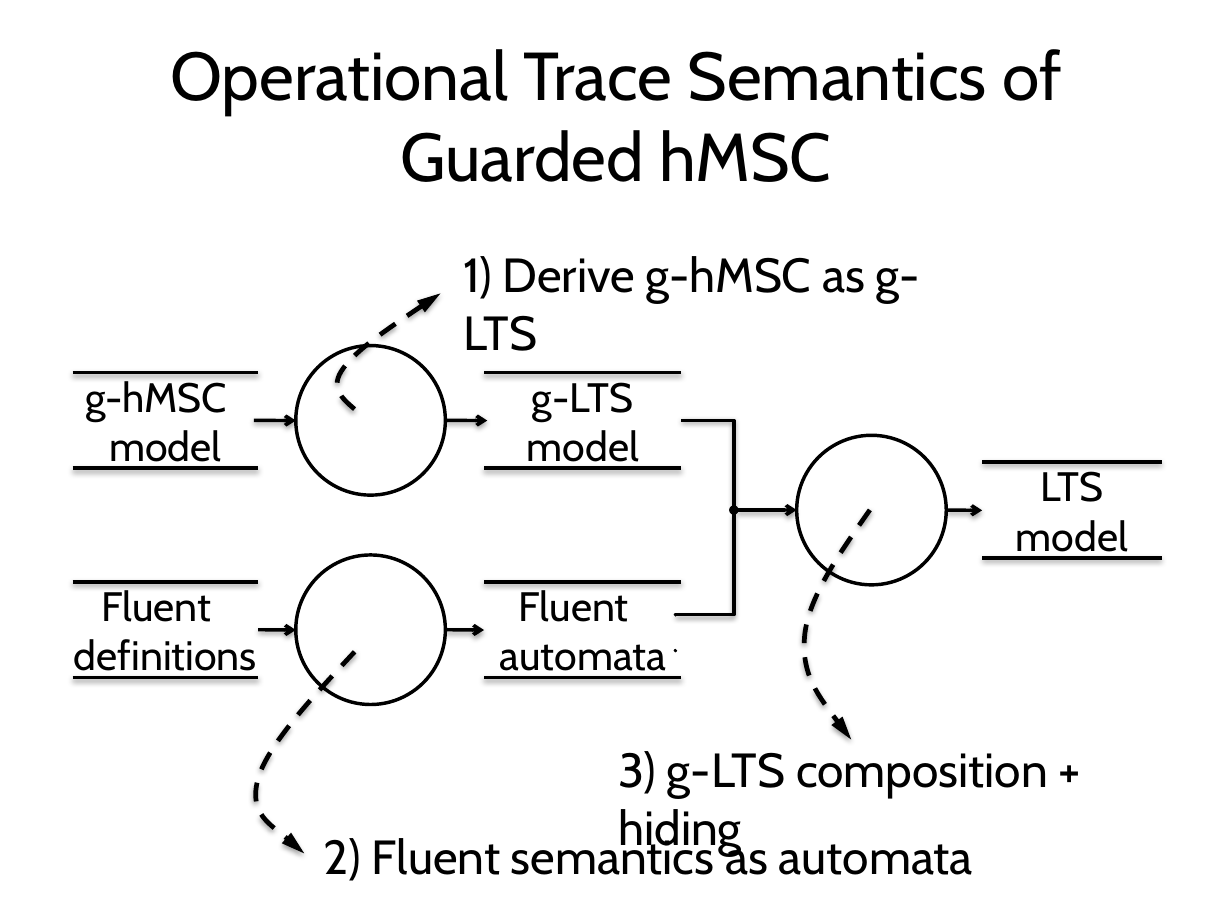
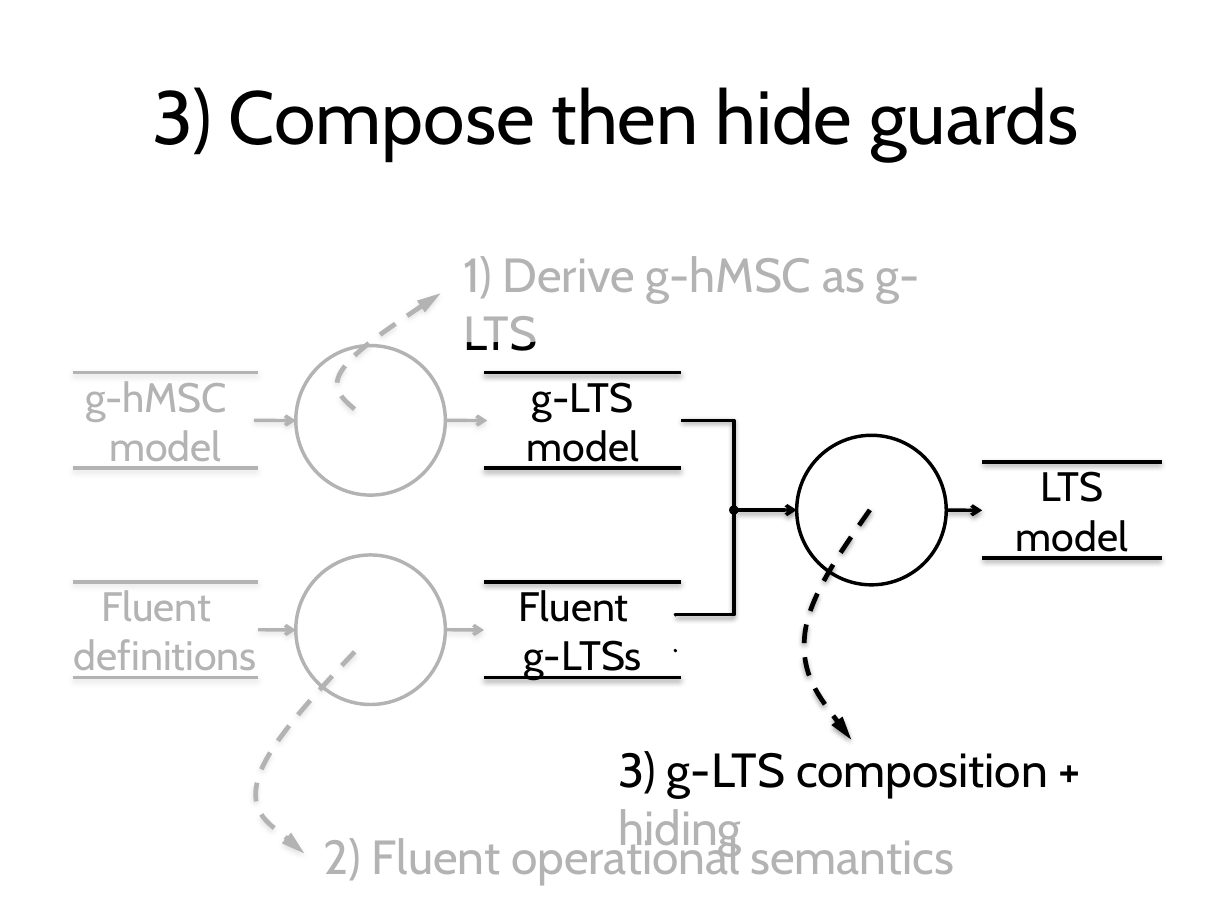
Before and after one commit to blambeau/phd, a slide deck: slide 29 of private-defense/slides.pptx (slide 21 before the commit). Drawn at 1232x924 pixels with LibreOffice and Linux fonts; fonts in the diff are those of the drawing. Boxes give left, top, right and bottom in pixels: in the first picture for what was removed or moved away, otherwise in the second. Text is boxed around its words. In the diff, an @@ line names an element or a change of style, - is before the commit and + after.

```diff
--- a/private-defense/slides.pptx
+++ b/private-defense/slides.pptx
@@ title at bbox=[152, 87, 1078, 159]: text changed; size 39.6 to 44 pt @@
-Operational Trace Semantics of Guarded hMSC
+3) Compose then hide guards
@@ freeform shape added at bbox=[47, 196, 1058, 894], fill #FFFFFF at 70% opacity @@
@@ text at bbox=[524, 640, 642, 680]: text changed @@
-automata
+g-LTSs
@@ text at bbox=[324, 834, 955, 886]: text changed @@
-2) Fluent semantics as automata
+2) Fluent operational semantics
```
Also in this commit, not shown: 12 other slides changed, 12 slides added, 6 slides removed.
